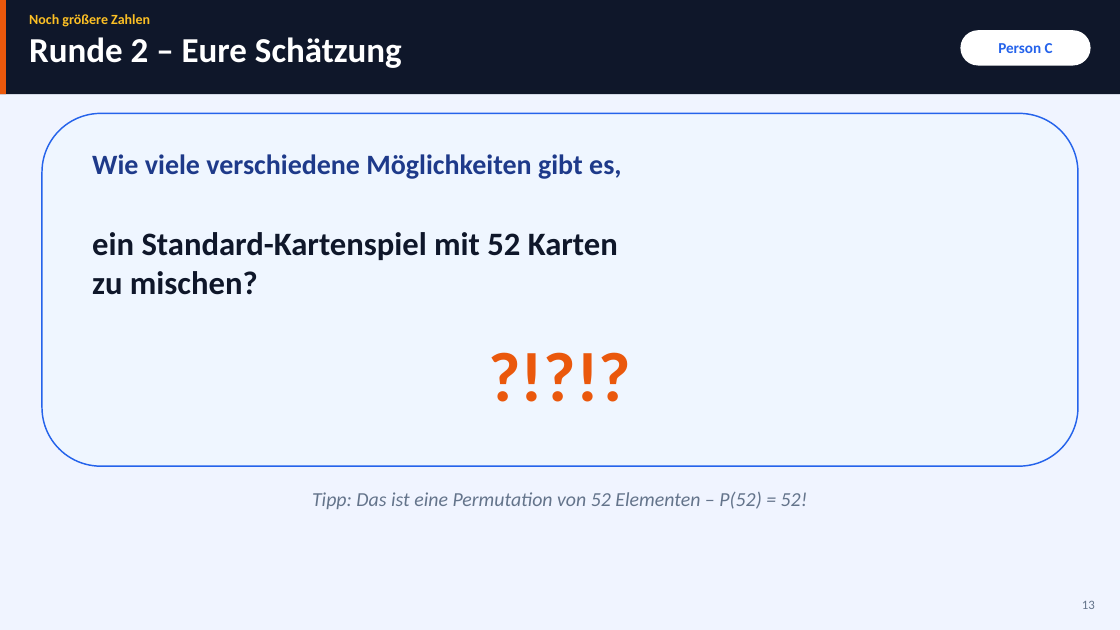
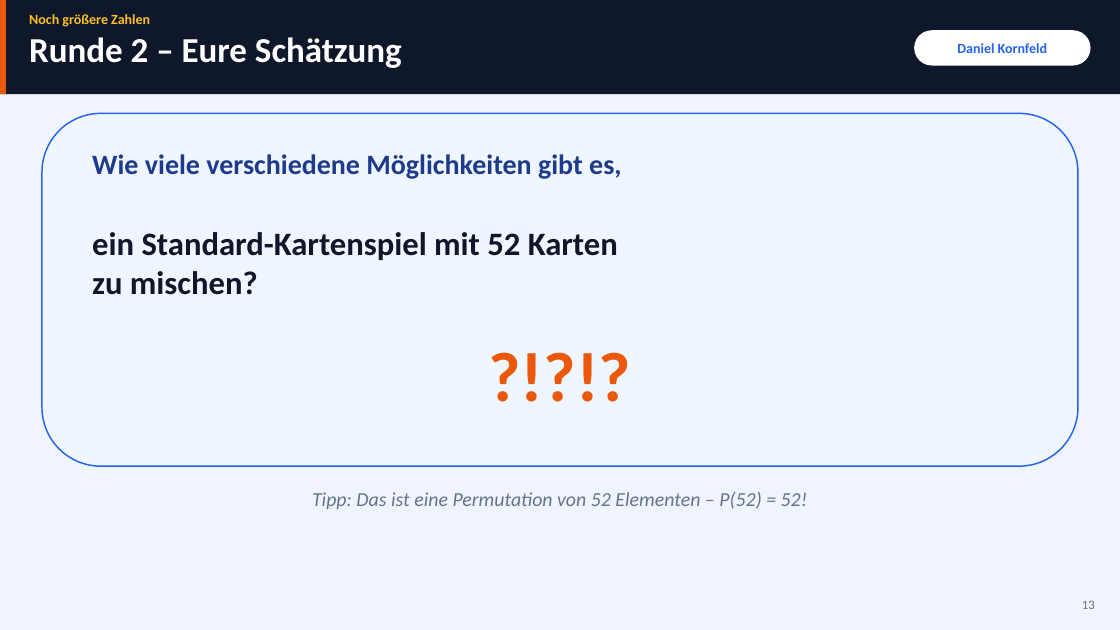
Before and after one commit to simonschick240308-hash/stuff4staff-upgrade, a slide deck: slide 13 of kombinatorik-praesentation/kombinatorik_praesentation.pptx. Drawn at 1120x630 pixels with LibreOffice and Linux fonts; fonts in the diff are those of the drawing. Boxes give left, top, right and bottom in pixels: in the first picture for what was removed or moved away, otherwise in the second. Text is boxed around its words. In the diff, an @@ line names an element or a change of style, - is before the commit and + after.

```diff
--- a/kombinatorik-praesentation/kombinatorik_praesentation.pptx
+++ b/kombinatorik-praesentation/kombinatorik_praesentation.pptx
@@ rounded rectangle "Daniel Kornfeld": place and size @@
-rounded rectangle "Daniel Kornfeld" at box(960, 30, 1091, 66)
+rounded rectangle "Daniel Kornfeld" at box(914, 30, 1091, 66)
@@ text in rounded rectangle at box(957, 43, 1047, 53): text changed; size 13 to 12 pt @@
-Person C
+Daniel Kornfeld
```
Also in this commit, not shown: 17 other slides changed, 5 other files.
